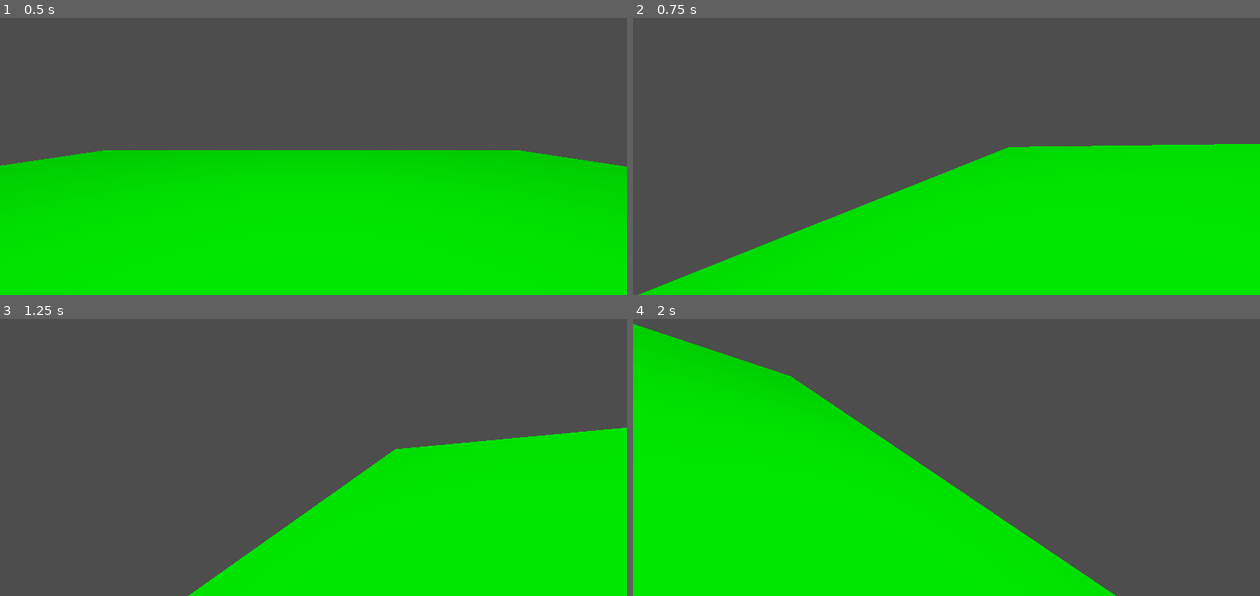
Above: before the commit, frames 1-4 (two rows, left to right).
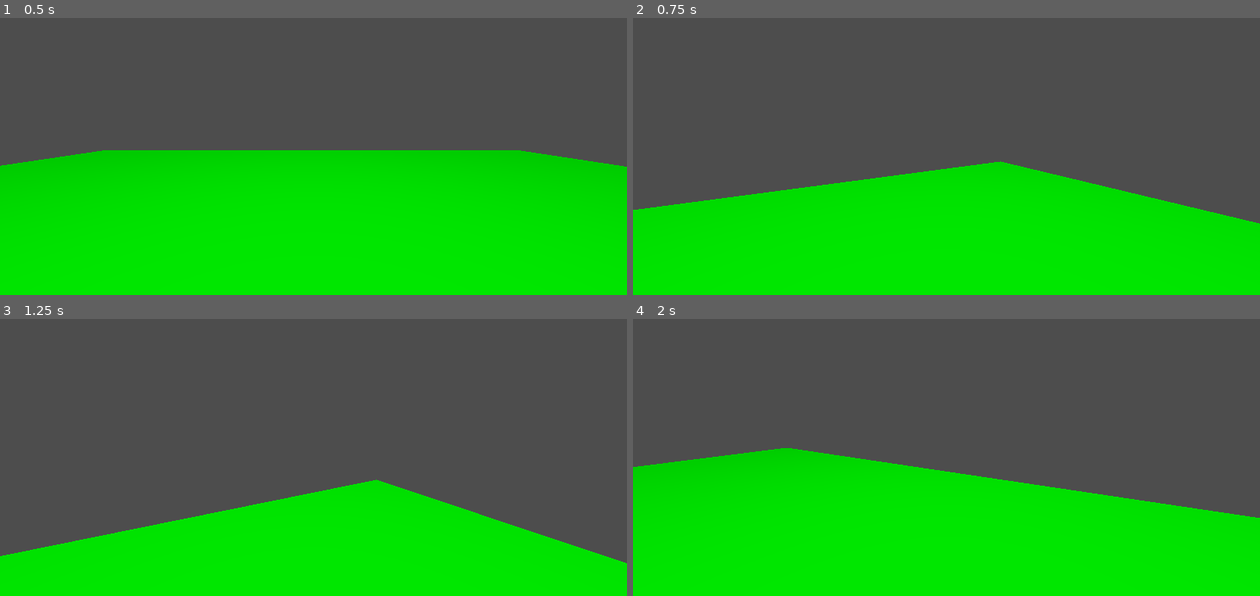
Above: after the commit, the same moments.

Repository: tested69420/fps-game
Game: Godot game, scene res://test world.tscn
Two runs of this game, one before a commit and one after it. Both use one fixed random seed, a clock stepped at 60 frames per second and the inputs below.
Inputs (mouse positions are in pixels of both pictures, inside the frame that each line leads up to):
- Up to frame 1 (0.5 s): no input
- Up to frame 2 (0.75 s): tap Enter (ui_accept) at 0.5 s; move the mouse to (977, 117) at 0.52 s; hold Up (ui_up) from 0.53 s (still down); hold Shift (sprint) from 0.53 s (still down); click (977, 117) at 0.67 s
- Up to frame 3 (1.25 s): keep holding Up (ui_up); keep holding Shift (sprint); tap Enter (ui_accept) at 0.77 s
- Up to frame 4 (2 s): keep holding Up (ui_up); move the mouse to (915, 421) at 1.27 s; release Shift (sprint) at 1.28 s; tap Shift (sprint) at 1.35 s; click (915, 421) at 1.42 s; tap Enter (ui_accept) at 1.52 s

Frame 1 is identical in both runs. In frame 2, 15% of the frame differs, in the area x 0-100%, y 45-100%; in frame 3, 22%; in frame 4, 25%, in the area x 0-100%, y 1-100%.

Commit message:
head tile gone

Diff:
--- a/Movement.gd
+++ b/Movement.gd
@@ -14,7 +14,6 @@
 var btick = 0
 var xrot = 0
 var MouseX = 0
-const HEAD_TILT = .001
 
 #fov shit
 const BASE_FOV = 80.0
@@ -92,10 +91,6 @@
 	var velocity_clamped = clamp(velocity.length(),0.5,SPRINT_SPEED * 2)
 	var target_fov = BASE_FOV + FOV_CHANGE * velocity_clamped
 	camera.fov = lerp(camera.fov,target_fov, delta * 8.0)
-	if direction:
-		camera.rotation.z = lerp(camera.rotation.z,HEAD_TILT * MouseX * speed,delta * 4 )
-	else:
-		camera.rotation.z = 0
 
 
 
